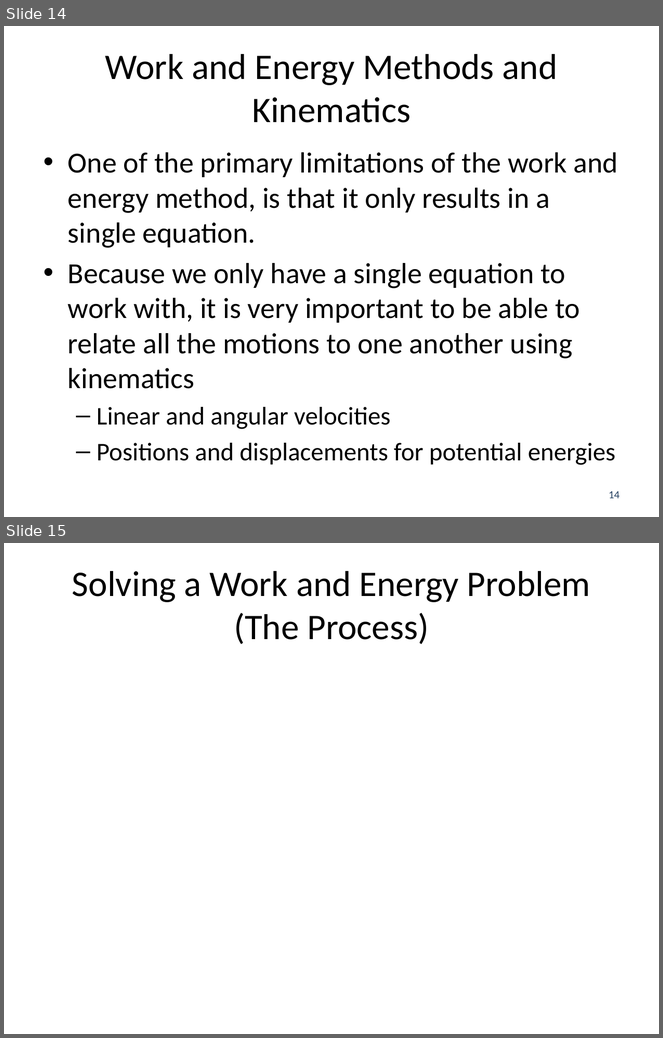
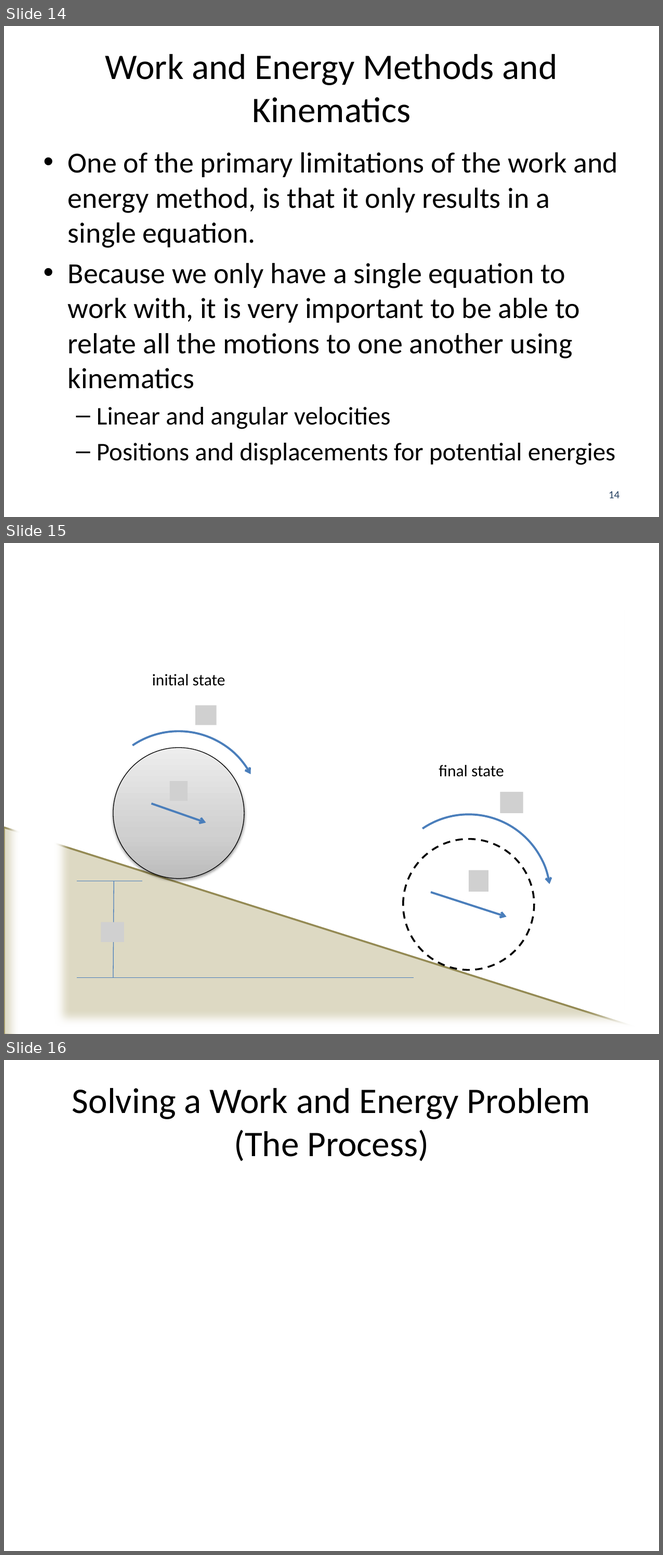
Before and after one commit to JacobMoore/mechanics_textbook, a slide deck: Lecture Slides/VideoLectureSlides/14.2.pptx. Shown one above the other, each under a label of ours: slides 14 and 15 before the commit, slides 14, 15 and 16 after it. The pictures are 663x1038 and 663x1555 pixels, drawn with LibreOffice and Linux fonts; fonts in the diff are those of the drawing; grey boxes stand for pictures. Boxes give left, top, right and bottom in pixels: in the first picture for what was removed or moved away, otherwise in the second. Text is boxed around its words. In the diff, an @@ line names an element or a change of style, - is before the commit and + after.

```diff
--- a/Lecture Slides/VideoLectureSlides/14.2.pptx
+++ b/Lecture Slides/VideoLectureSlides/14.2.pptx
@@ slide 15 added at [4,543,659,1034], background #FFFFFF @@
@@ frame added at [4,543,659,1034], fill #FFFFFF @@
@@ text added at [152,674,226,686], 18 pt, text #000000 @@
+initial state
@@ picture added at [195,705,216,725] @@
@@ arc (boxed as its full ellipse) added at [97,732,261,896], outline #4B7EBC 2.25 pt @@
@@ ellipse added at [113,747,244,878], fill gradient #BDBDBD to #D1D1D1 to #EEEEEE, outline #000000 0.75 pt @@
@@ text added at [439,765,504,777], 18 pt, text #000000 @@
+final state
@@ picture added at [170,782,188,801] @@
@@ picture added at [500,792,523,813] @@
@@ arrow added from (152, 804) to (206, 823), #4B7EBC 2.25 pt @@
@@ arc (boxed as its full ellipse) added at [387,815,551,979], outline #4B7EBC 2.25 pt @@
@@ triangle added at [4,827,659,1034], fill #DDD9C3, outline #948A54 2 pt @@
@@ ellipse added at [403,839,534,970], outline #000000 2 pt dashed @@
@@ line added from (142, 881) to (77, 881), #4B7EBC 0.75 pt @@
@@ line added from (113, 978) to (114, 881), #4B7EBC 0.75 pt @@
@@ picture added at [468,871,488,892] @@
@@ arrow added from (431, 892) to (506, 917), #4B7EBC 2.25 pt @@
@@ picture added at [101,923,124,942] @@
@@ line added from (414, 978) to (77, 978), #4B7EBC 0.75 pt @@
@@ what was slide 15 is now slide 16 @@
```
Also in this commit, not shown: 39 other files.
